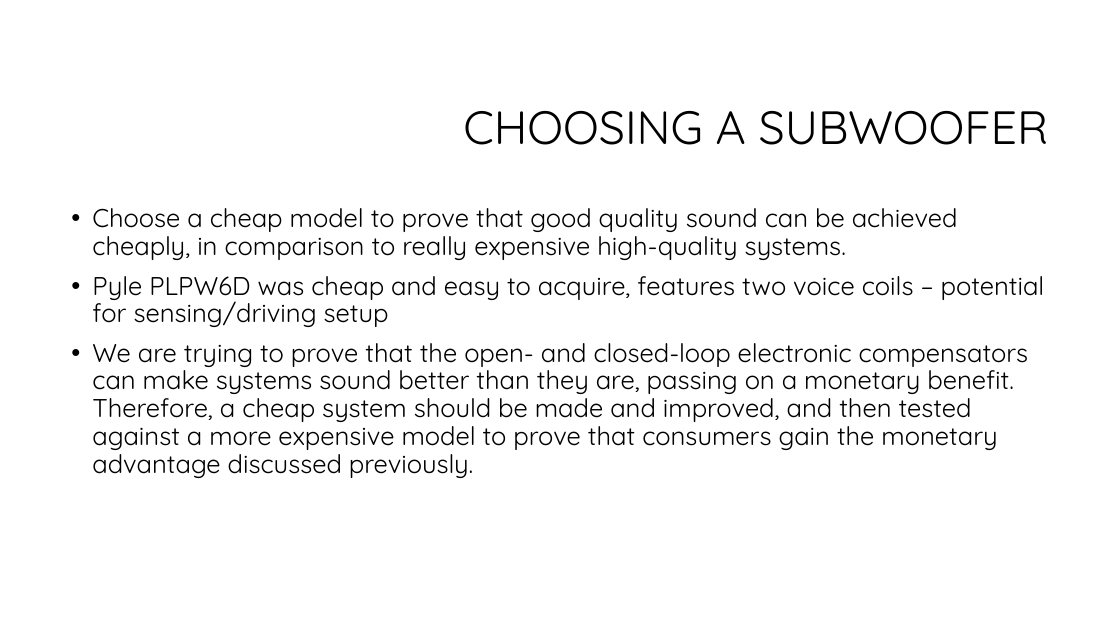
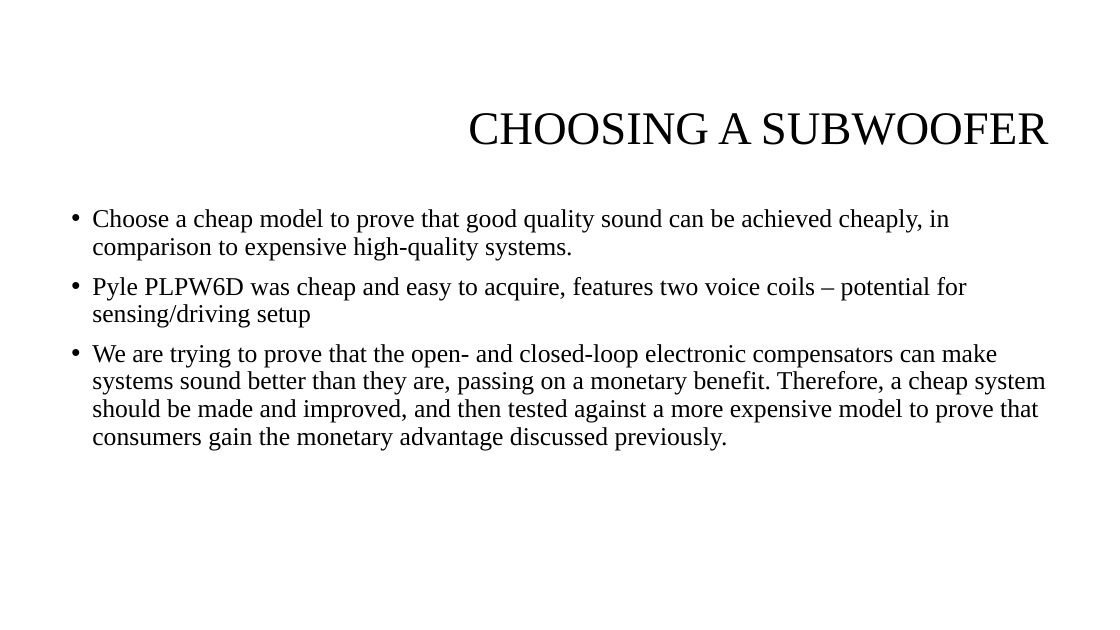
Before and after one commit to spez1998/3rd-year-project, a slide deck: slide 12 of Deliverables/2ndMarkerViva/viva_presentation.pptx. Drawn at 1120x630 pixels with LibreOffice and Linux fonts; fonts in the diff are those of the drawing; background and template pictures are left out. Boxes give left, top, right and bottom in pixels: in the first picture for what was removed or moved away, otherwise in the second. Text is boxed around its words. In the diff, an @@ line names an element or a change of style, - is before the commit and + after.

Commit message:
Working on presentation.

```diff
--- a/Deliverables/2ndMarkerViva/viva_presentation.pptx
+++ b/Deliverables/2ndMarkerViva/viva_presentation.pptx
@@ title "CHOOSING A SUBWOOFER" at bbox=[468, 113, 1048, 145]: font Quicksand to Times New Roman @@
@@ text at bbox=[92, 209, 949, 261]: text changed; font Quicksand to Times New Roman @@
-• Choose a cheap model to prove that good quality sound can be achieved cheaply, in comparison to really expensive high-quality systems.
+• Choose a cheap model to prove that good quality sound can be achieved cheaply, in comparison to expensive high-quality systems.
@@ text at bbox=[92, 277, 1046, 450]: font Quicksand to Times New Roman in "Pyle PLPW6D was cheap and easy to ...", "We are trying to prove that the ..." @@
```
Also in this commit, not shown: 9 other slides changed, 2 slides added.
